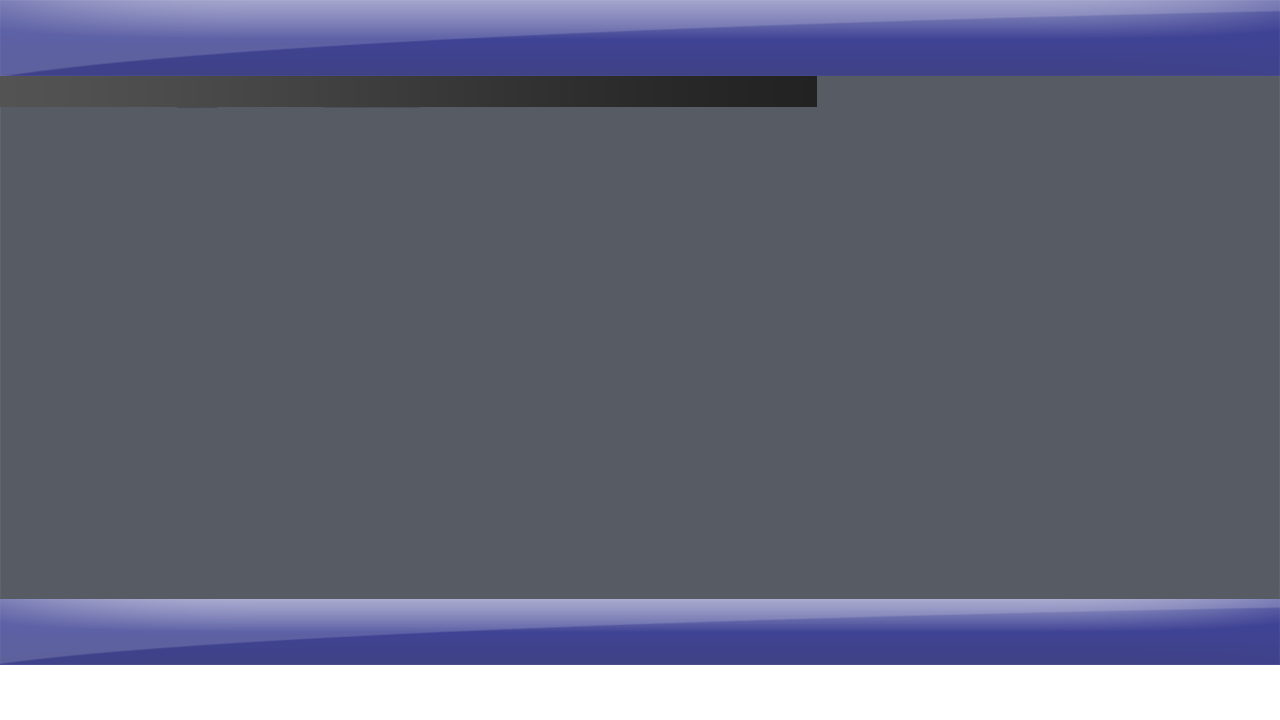
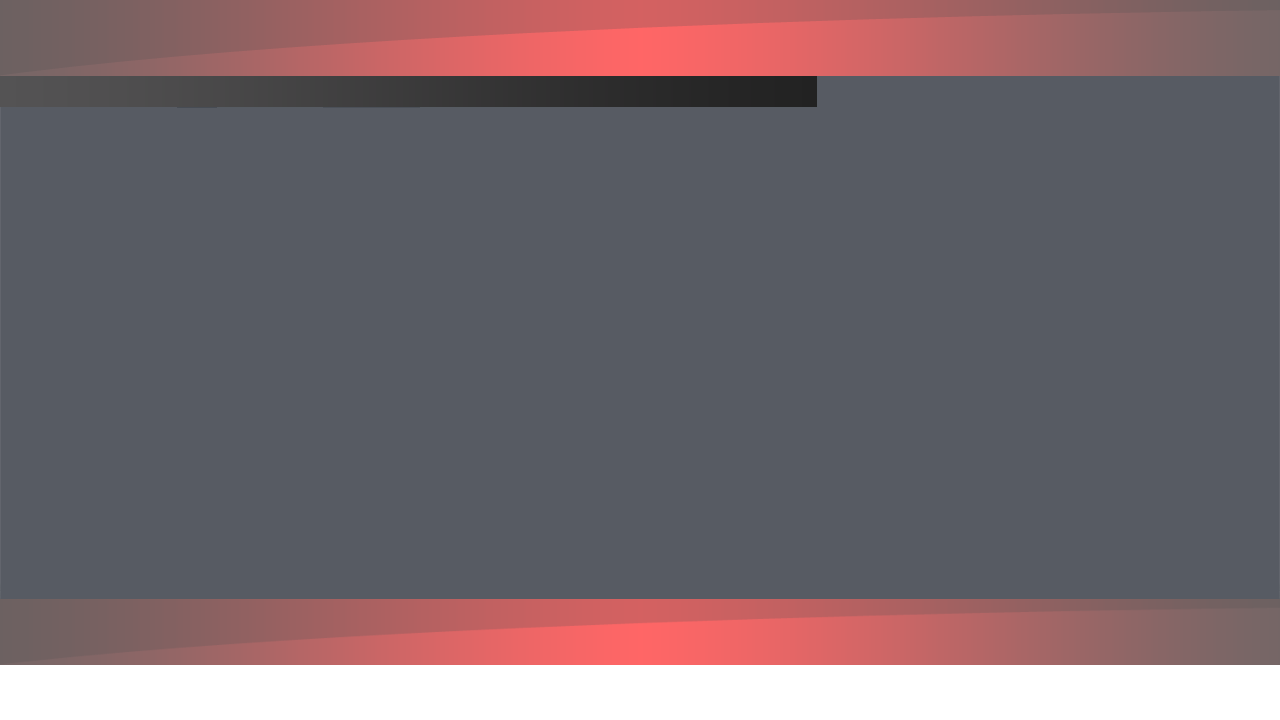
Two versions of the same layered image (1280x720). Layer-by-layer changes:
added layer "Layer 4" (25%) above "Shape 1" over <box>0,599,1280,665</box>
added layer "Shape 1" (25%) above "Layer 2 copy 3" over <box>0,0,1280,76</box>
added layer "Layer 2 copy 3" (60%) above "Layer 2 copy 2" over <box>0,599,1280,665</box>
added layer "Layer 2 copy 4" (60%) above "Layer 2 copy" over <box>0,0,1280,76</box>
hid "Layer 2 copy", opacity 100% → 60%, painted on it over <box>0,0,1280,76</box>
removed layer "Layer 3 copy" over <box>0,599,1280,665</box>
